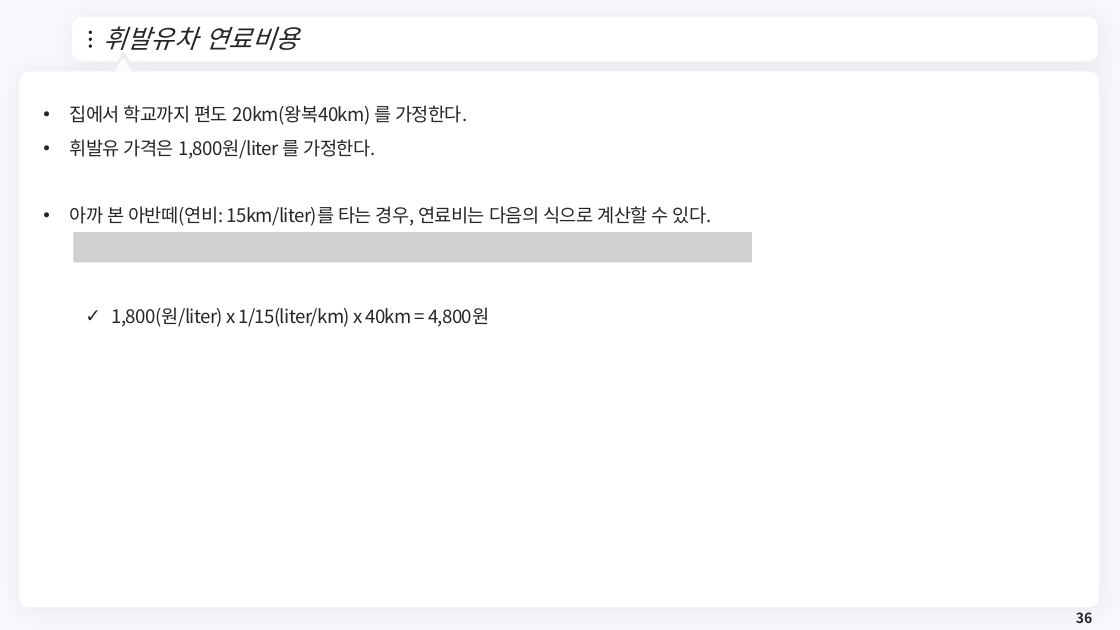
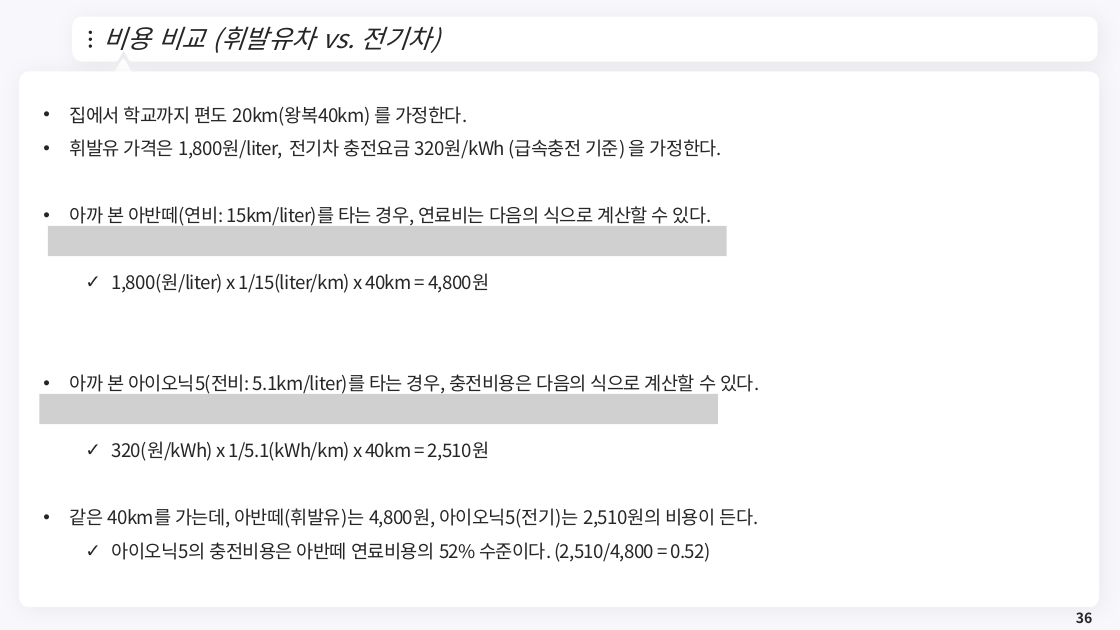
Before and after one commit to meandthey/Teaching, a slide deck: slide 36 of 에너지경제학/자원에너지경제학_Chapter_1.pptx. Drawn at 1120x630 pixels with LibreOffice and Linux fonts; fonts in the diff are those of the drawing; grey boxes stand for pictures; background and template pictures are left out. Boxes give left, top, right and bottom in pixels: in the first picture for what was removed or moved away, otherwise in the second. Text is boxed around its words. In the diff, an @@ line names an element or a change of style, - is before the commit and + after.

```diff
--- a/에너지경제학/자원에너지경제학_Chapter_1.pptx
+++ b/에너지경제학/자원에너지경제학_Chapter_1.pptx
@@ title at bbox=[104, 26, 440, 53]: text changed @@
-휘발유차 연료비용
+비용 비교 (휘발유차 vs. 전기차)
@@ text at bbox=[70, 139, 722, 159]: text changed @@
-• 휘발유 가격은 1,800원/liter 를 가정한다.
+• 휘발유 가격은 1,800원/liter, 전기차 충전요금 320원/kWh (급속충전 기준) 을 가정한다.
@@ picture: place and size @@
-picture at bbox=[73, 232, 752, 262]
+picture at bbox=[48, 226, 727, 256]
@@ text at bbox=[70, 374, 759, 562]: paragraphs added @@
+• 아까 본 아이오닉5(전비: 5.1km/liter)를 타는 경우, 충전비용은 다음의 식으로 계산할 수 있다.
+  ✓ 320(원/kWh) x 1/5.1(kWh/km) x 40km = 2,510원
+• 같은 40km를 가는데, 아반떼(휘발유)는 4,800원, 아이오닉5(전기)는 2,510원의 비용이 든다.
+  ✓ 아이오닉5의 충전비용은 아반떼 연료비용의 52% 수준이다. (2,510/4,800 = 0.52)
@@ picture added at bbox=[39, 394, 718, 424] @@
```
Also in this commit, not shown: 1 other slide changed, 3 slides added, 1 slide removed.
